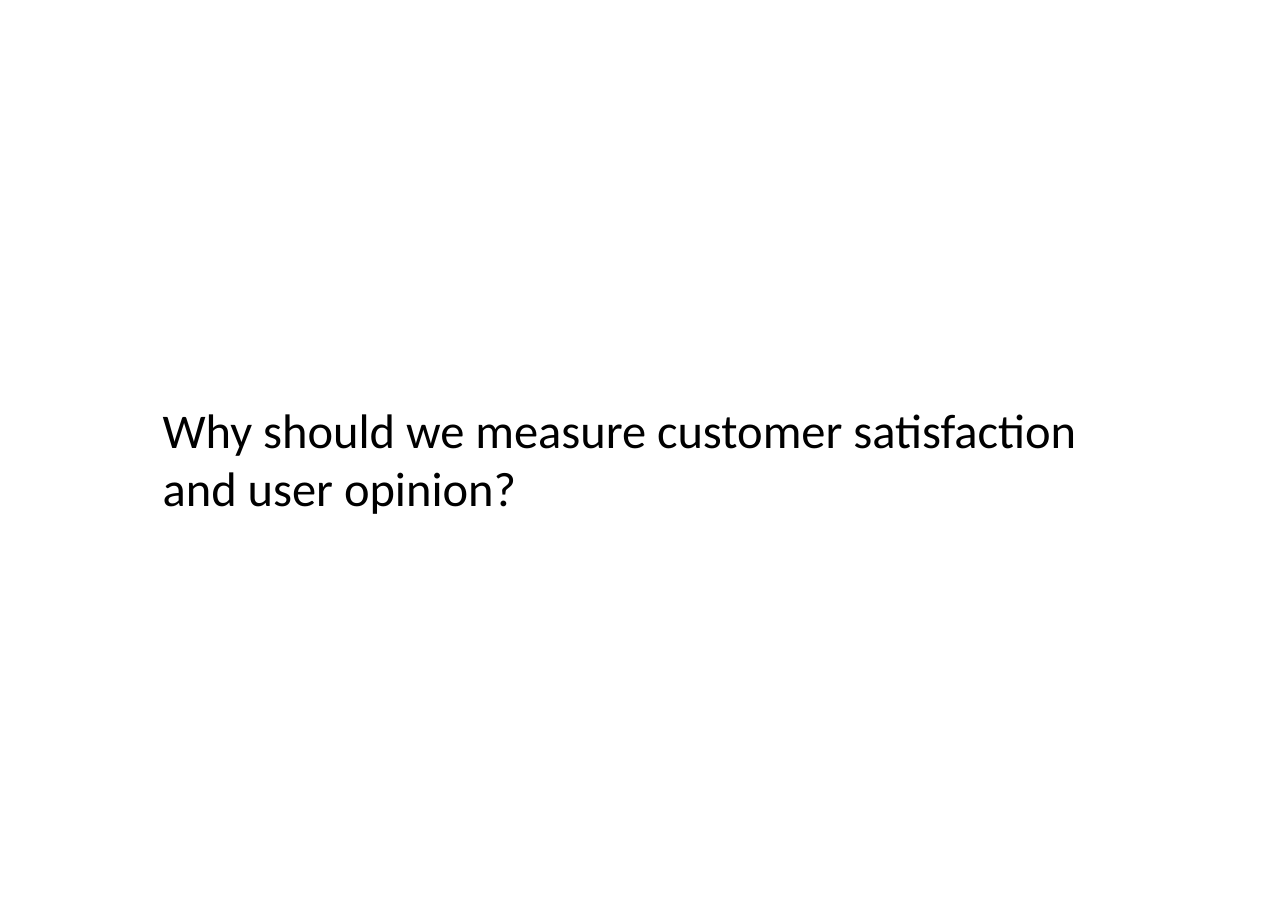
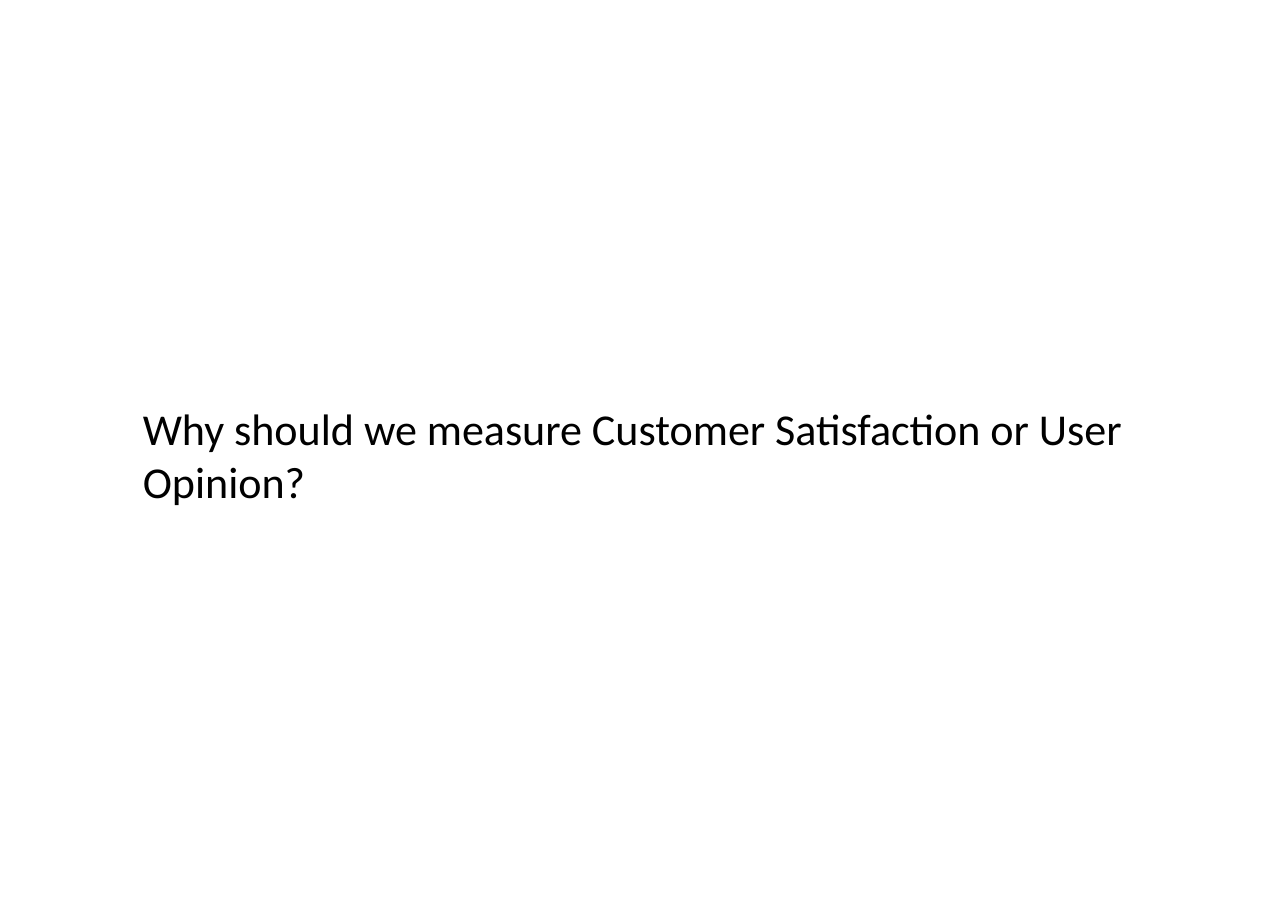
Before and after one commit to daotk/cdkpt, a slide deck: slide 7 of Anh Van/PPT_ThuyetTrinhAnhVan.ppt (slide 6 before the commit). Drawn at 1288x910 pixels with LibreOffice and Linux fonts; fonts in the diff are those of the drawing; background and template pictures are left out. Boxes give left, top, right and bottom in pixels: in the first picture for what was removed or moved away, otherwise in the second. Text is boxed around its words. In the diff, an @@ line names an element or a change of style, - is before the commit and + after.

```diff
--- a/Anh Van/PPT_ThuyetTrinhAnhVan.ppt
+++ b/Anh Van/PPT_ThuyetTrinhAnhVan.ppt
@@ text at <box>143,414,1122,505</box>: text changed; size 44 to 40 pt @@
-Why should we measure customer satisfaction and user opinion?
+Why should we measure Customer Satisfaction or User Opinion?
```
Also in this commit, not shown: 2 slides added, 1 slide removed.
